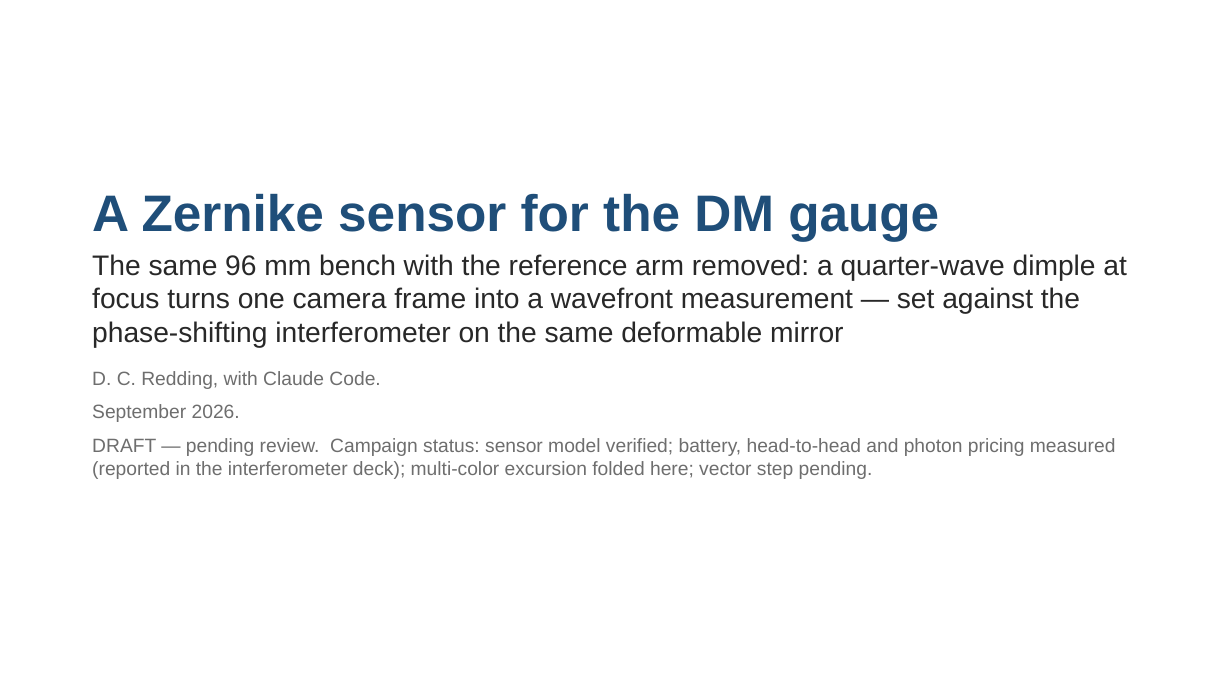
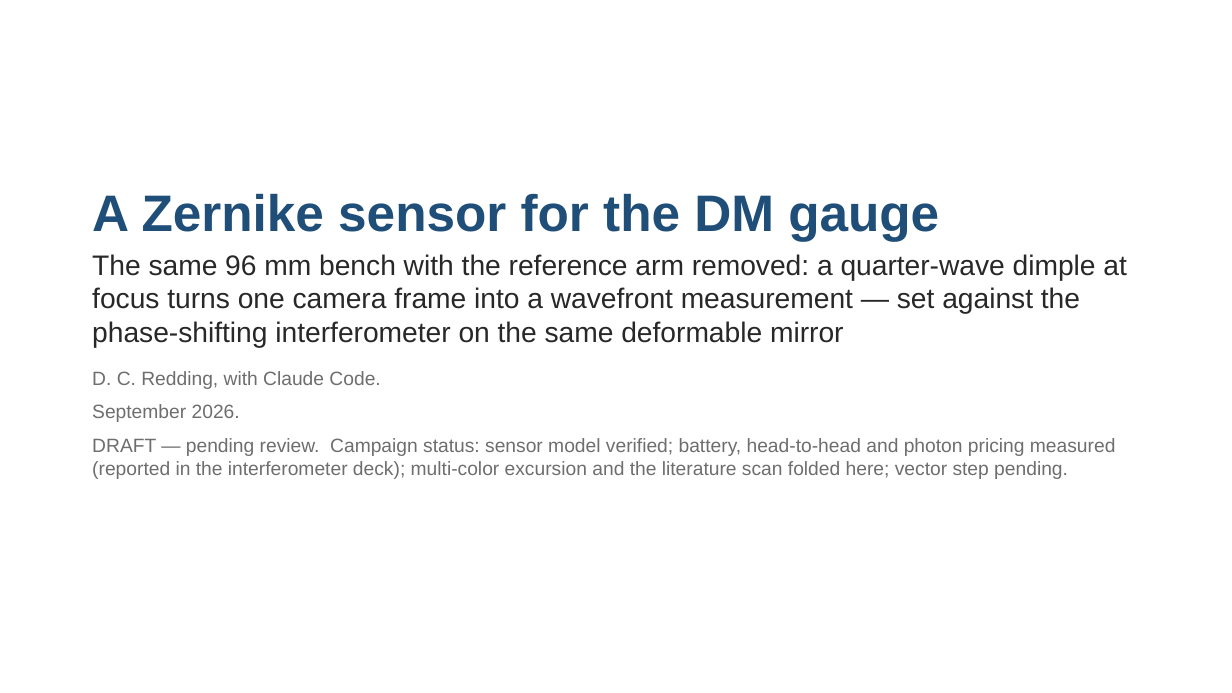
Before and after one commit to nasa-jpl/macos, a slide deck: slide 1 of demo_session/deck_zwfs.pptx. Drawn at 1232x693 pixels with LibreOffice and Linux fonts; fonts in the diff are those of the drawing. Boxes give left, top, right and bottom in pixels: in the first picture for what was removed or moved away, otherwise in the second. Text is boxed around its words. In the diff, an @@ line names an element or a change of style, - is before the commit and + after.

```diff
--- a/demo_session/deck_zwfs.pptx
+++ b/demo_session/deck_zwfs.pptx
@@ text at <box>92,438,1116,479</box>: text changed @@
-DRAFT — pending review. Campaign status: sensor model verified; battery, head-to-head and photon pricing measured (reported in the interferometer deck); multi-color excursion folded here; vector step pending.
+DRAFT — pending review. Campaign status: sensor model verified; battery, head-to-head and photon pricing measured (reported in the interferometer deck); multi-color excursion and the literature scan folded here; vector step pending.
```
Also in this commit, not shown: 1 other slide changed, 4 slides added, 1 other file.
